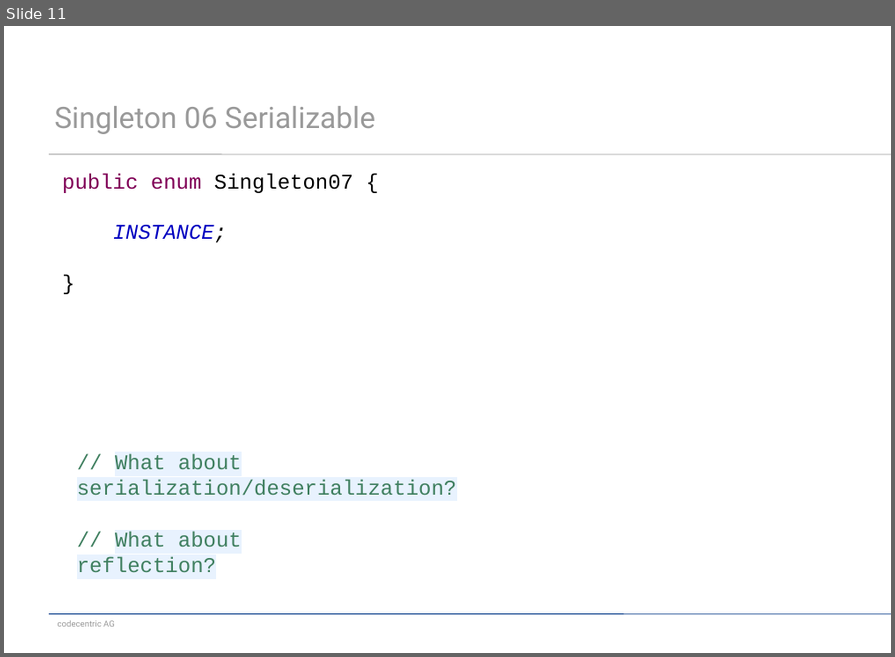
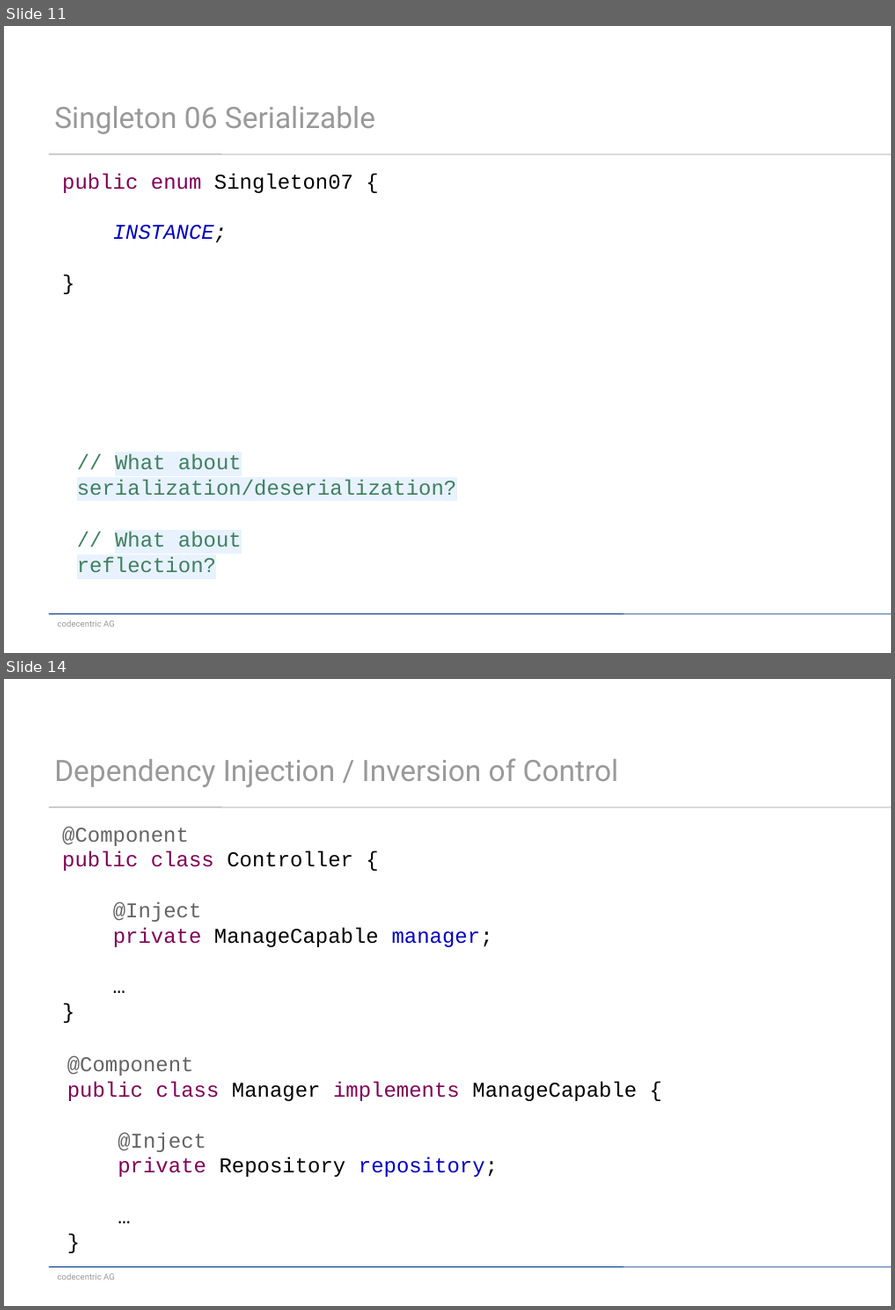
Before and after one commit to dzamurovic/meetup_singleton, a slide deck: meetup.pptx. Shown one above the other, each under a label of ours: slide 11 before the commit, slides 11 and 14 after it; the slides between them are not shown. The pictures are 895x657 and 895x1310 pixels, drawn with LibreOffice and Linux fonts; fonts in the diff are those of the drawing. Boxes give left, top, right and bottom in pixels: in the first picture for what was removed or moved away, otherwise in the second. Text is boxed around its words. In the diff, an @@ line names an element or a change of style, - is before the commit and + after.

```diff
--- a/meetup.pptx
+++ b/meetup.pptx
@@ slide 14 added at <box>4,679,891,1306</box>, background #FFFFFF; not listed: 3 template elements that a slide beside it also shows @@
@@ title added at <box>54,758,619,787</box>, 28 pt, text #999999 @@
+Dependency Injection / Inversion of Control
@@ text added at <box>62,826,493,947</box>, 20 pt, text #000000 @@
+@Component
+public class Controller {
+@Inject
+private ManageCapable manager;
+…
+}
@@ rectangle added at <box>52,1044,872,1263</box>, fill #FFFFFF, 20 pt, text #000000 @@
+@Component
+public class Manager implements ManageCapable {
+@Inject
+private Repository repository;
+…
+}
```
Also in this commit, not shown: 3 slides changed, 4 other slides added.
